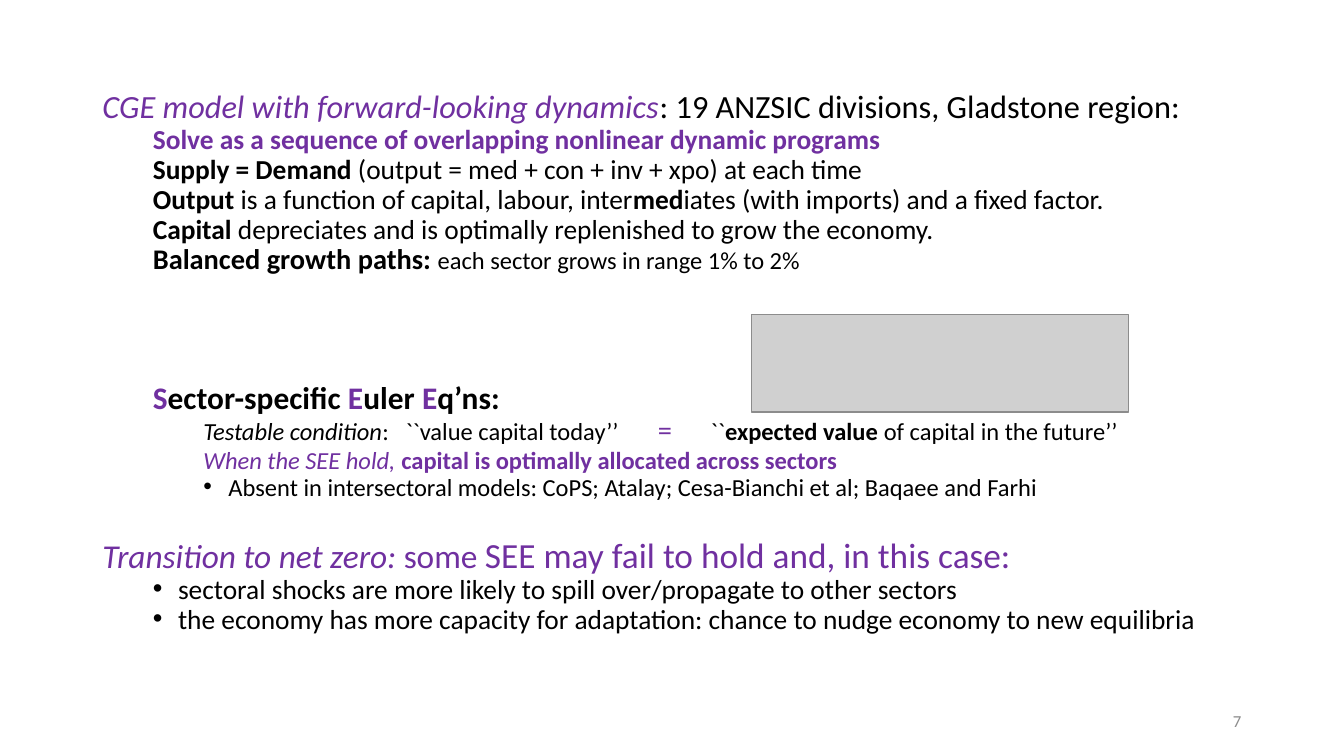
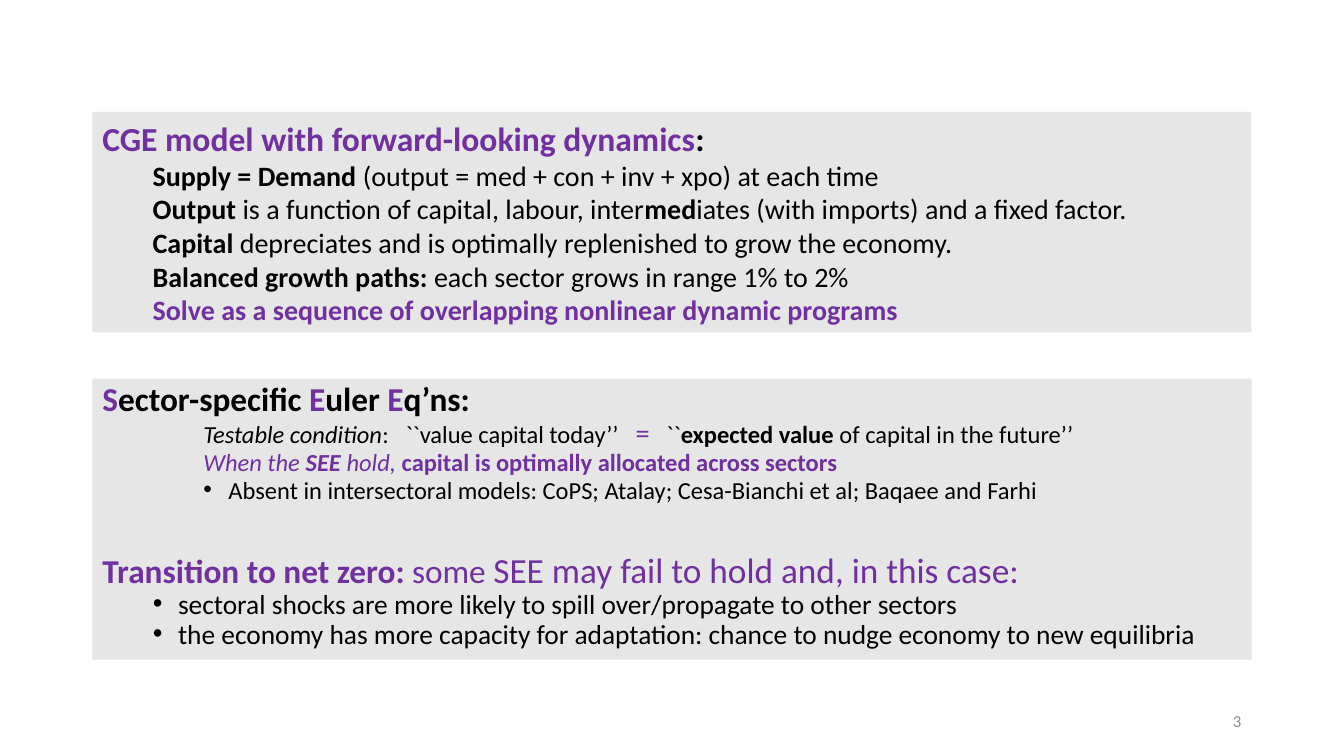
Before and after one commit to patrickocal/gladstone, a slide deck: slide 3 of powerpoint/glad-slides.pptx (slide 7 before the commit). Drawn at 1344x756 pixels with LibreOffice and Linux fonts; fonts in the diff are those of the drawing; grey boxes stand for pictures. Boxes give left, top, right and bottom in pixels: in the first picture for what was removed or moved away, otherwise in the second. Text is boxed around its words. In the diff, an @@ line names an element or a change of style, - is before the commit and + after.

```diff
--- a/powerpoint/glad-slides.pptx
+++ b/powerpoint/glad-slides.pptx
@@ rectangle added at (93, 112, 1252, 333), fill #E7E6E6, 20 pt, text #000000 @@
+CGE model with forward-looking dynamics:
+  Supply = Demand (output = med + con + inv + xpo) at each time
+  Output is a function of capital, labour, intermediates (with imports) and a fixed factor.
+  Capital depreciates and is optimally replenished to grow the economy.
+  Balanced growth paths: each sector grows in range 1% to 2%
+  Solve as a sequence of overlapping nonlinear dynamic programs
@@ text at (102, 95, 1179, 274): paragraphs removed @@
-CGE model with forward-looking dynamics: 19 ANZSIC divisions, Gladstone region:
-  Solve as a sequence of overlapping nonlinear dynamic programs
-  Supply = Demand (output = med + con + inv + xpo) at each time
-  Output is a function of capital, labour, intermediates (with imports) and a fixed factor.
-  Capital depreciates and is optimally replenished to grow the economy.
-  Balanced growth paths: each sector grows in range 1% to 2%
@@ picture removed at (752, 315, 1129, 412) @@
@@ text "Sector-specific Euler Eq’ns:": place and size @@
-text "Sector-specific Euler Eq’ns:" at (102, 95, 1195, 634)
+text "Sector-specific Euler Eq’ns:" at (93, 379, 1252, 660)
@@ text "Sector-specific Euler Eq’ns:" at (93, 379, 1252, 660): vertical alignment top to middle; fill none to #E7E6E6 @@
@@ text at (102, 387, 1018, 589): size 22.4 to 23.8 pt in "Sector-specific Euler Eq’ns:"; bold on in "SEE", "Transition to net zero:"; italic off in "Transition to net zero:"; list level 2 to 1 in "Sector-specific Euler Eq’ns:" @@
@@ page number at (1233, 716, 1241, 727): text changed @@
-7
+3
```
Also in this commit, not shown: 12 other slides changed, 2 other files.
